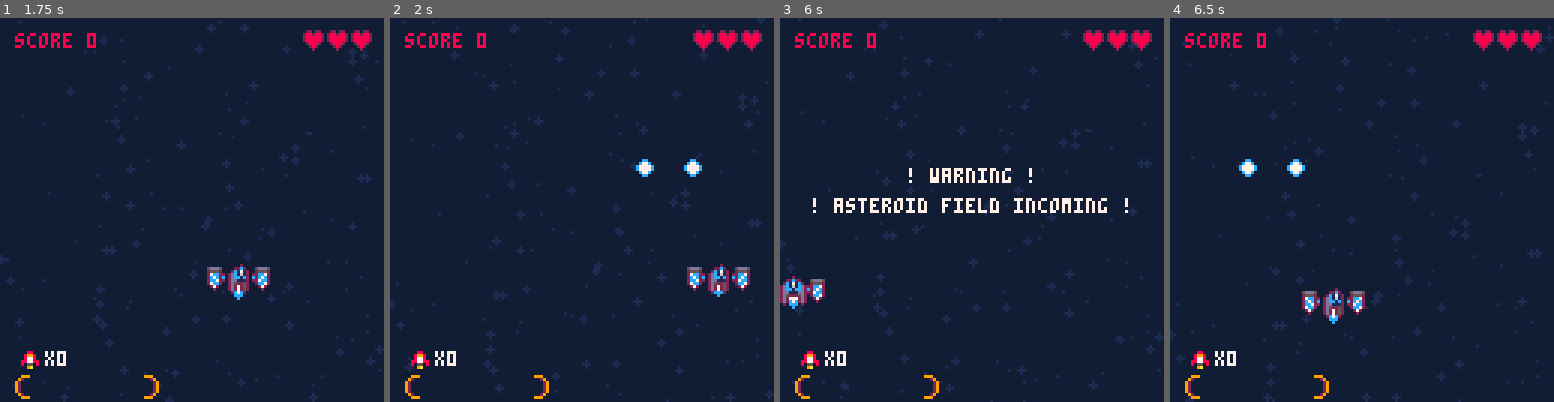
Above: before the commit, frames 1-4 (left to right).
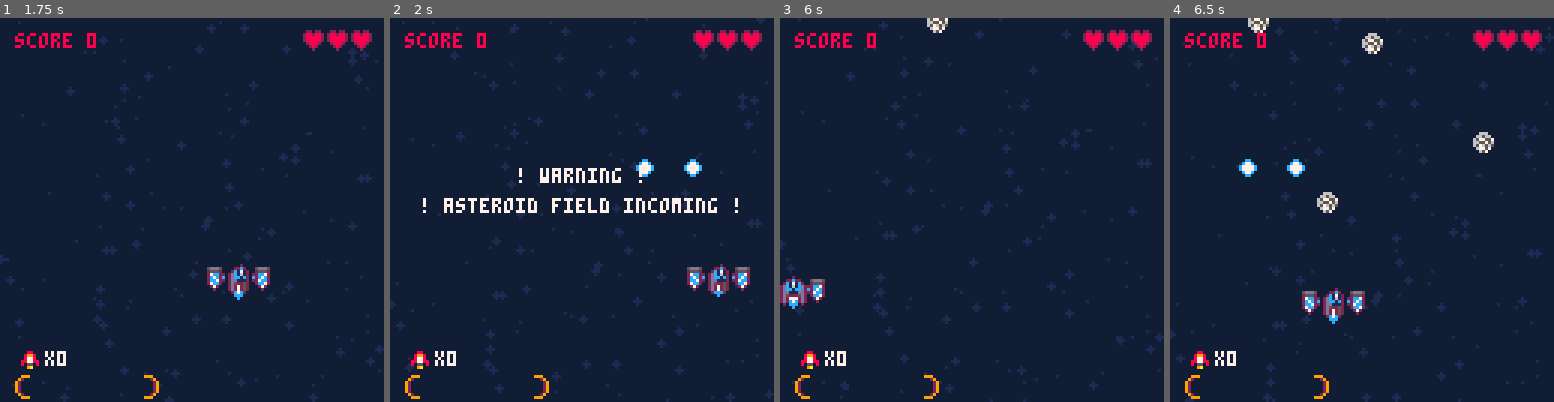
Above: after the commit, the same moments.

Repository: Sam-Horner-42/pico-8
Game: PICO-8 cartridge carts/firstgame/firstgame.p8
The game is run twice, just before and just after one commit, with the same random seed, the same clock (stepped at 60 frames per second) and the same inputs.
Inputs:
- Up to frame 1 (1.75 s): tap X (X key) at 0.33, 1.07 s; tap O (Z key) at 0.7, 1.7 s; hold Right from 1.6 s (still down)
- Up to frame 2 (2 s): keep holding Right; tap X (X key) at 1.85 s
- Up to frame 3 (6 s): release Right at 2.1 s; tap O (Z key) every 0.4 s from 2.1 to 5.7 s; hold Up 2.15-2.42 s; hold Right 2.47-3.03 s; tap X (X key) at 2.97, 4.08, 5.2 s; hold Left 3.08-3.58 s; hold Down 3.63-3.97 s; hold Right 4.02-4.68 s; hold Up 4.73-5.03 s; hold Left 5.08-5.68 s; hold Down from 5.73 s (still down)
- Up to frame 4 (6.5 s): release Down at 6.03 s; hold Right from 6.08 s (still down); tap O (Z key) at 6.1 s; tap X (X key) at 6.32 s

Frame 1 is identical in both runs. In frame 2, 1.8% of the frame differs, in the area x 8-91%, y 39-51%; in frame 3, 1.9%, in the area x 8-91%, y 0-51%; in frame 4, 0.9%.

Commit message:
Fixed restart button

Diff:
--- a/carts/firstgame/main.lua
+++ b/carts/firstgame/main.lua
@@ -210,7 +210,7 @@
 	print_3d_centered("YOUR SCORE:" .. score, 60, 8, 7, -1)
 	print_3d_centered_parts({
     {text="press ", col=9},
-    {text="x", col=xcolour},
+    {text="z", col=xcolour},
     {text=" to restart", col=9}
 	}, 70, -1, 1)
 	if grace_period_started == true and grace_period <= 0 then
@@ -219,7 +219,7 @@
 		end
 	end
 
-	if grace_period <= 0 and btnp(5) then --Z
+	if grace_period <= 0 and btnp(4) then --Z
 		start_game()
 	end
 end
@@ -251,6 +251,8 @@
     -- TODO add asteroid tails
     -- TODO add weapon/ability swapping
     cls()
+    game_start_timer = flr(time()) -- increment game timer
+
 	for star in all(stars) do
 		star:update()
 	end
@@ -284,6 +286,7 @@
         for laser in all(laser_beams) do
             laser:update(player)
         end
+
         for r in all(rockets) do
             r:update()
         end
@@ -327,7 +330,7 @@
 
         for p in all(pickups) do
             p:update()
-            if p.y > 128 then
+            if p.y > 128 or p.x < 4 or p.x > 128 then
                 deli(pickups, p)
             end
 
@@ -355,14 +358,14 @@
             player.weapon_timer -= 1
         end
         --wait 1 second before startinng the music
-        if game_start_timer >= 20 and not has_music_started then
+        if game_start_timer >= 1 and not has_music_started then
             sfx(-1, 2)
             music(-1)
             music(0,1200,7)
             has_music_started = true
         end
-        if game_start_timer >= 480 and enemy_spawn_timer >= enemy_spawn_interval then -- it has been long enough between enemy spawns
-			enemy_spawn_timer=0
+        if game_start_timer >= 6 and enemy_spawn_timer >= enemy_spawn_interval then -- it has been long enough between enemy spawns
+			enemy_spawn_timer = 0
             add(enemies, enemy:new({
 				x = rnd(120),
 				y = -8,
@@ -370,7 +373,7 @@
                 spd = flr(rnd(2)) + 1
 			}))
 		end
-        if game_start_timer >= 480 and rnd() < 0.01 and pickup_spawn_timer >= pickup_spawn_interval then -- it has been long enough between enemy spawns
+        if game_start_timer >= 6 and rnd() < 0.01 and pickup_spawn_timer >= pickup_spawn_interval then -- it has been long enough between enemy spawns
 			pickup_spawn_timer = 0
             add(pickups, pickup:new({
                 x = rnd(118) + 2,
@@ -388,7 +391,7 @@
 
         pickup_spawn_timer += 1 -- increment pickup timer
 
-        game_start_timer += 1 -- increment game timer
+
 
 	elseif game_state == "game_over" then
 		music(-1)
@@ -443,7 +446,7 @@
             r:draw()
         end
 
-        if game_start_timer <= 360 and game_start_timer >= 120 then
+        if game_start_timer <= 5 and game_start_timer >= 2 then
             draw_warning()
         end
 
